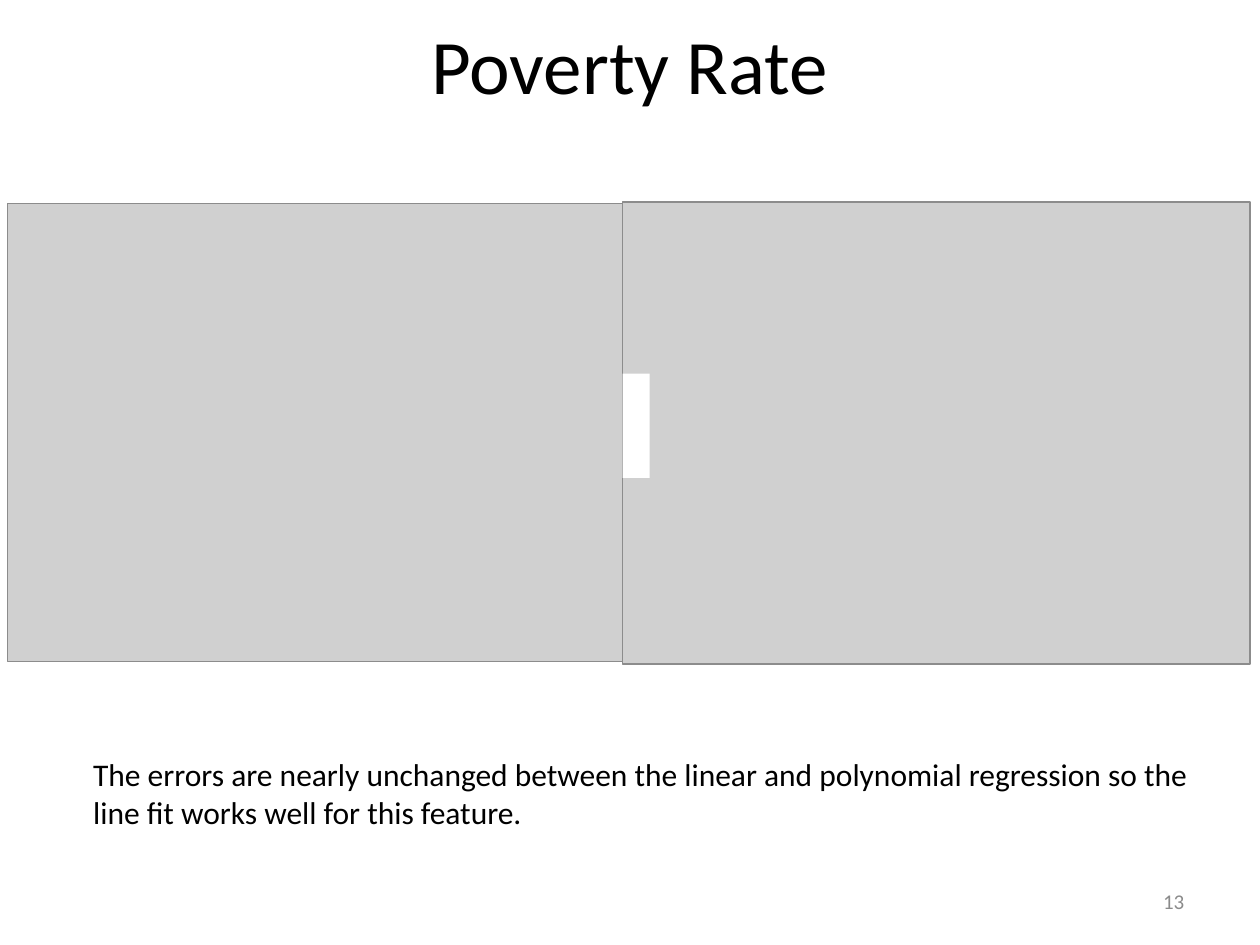
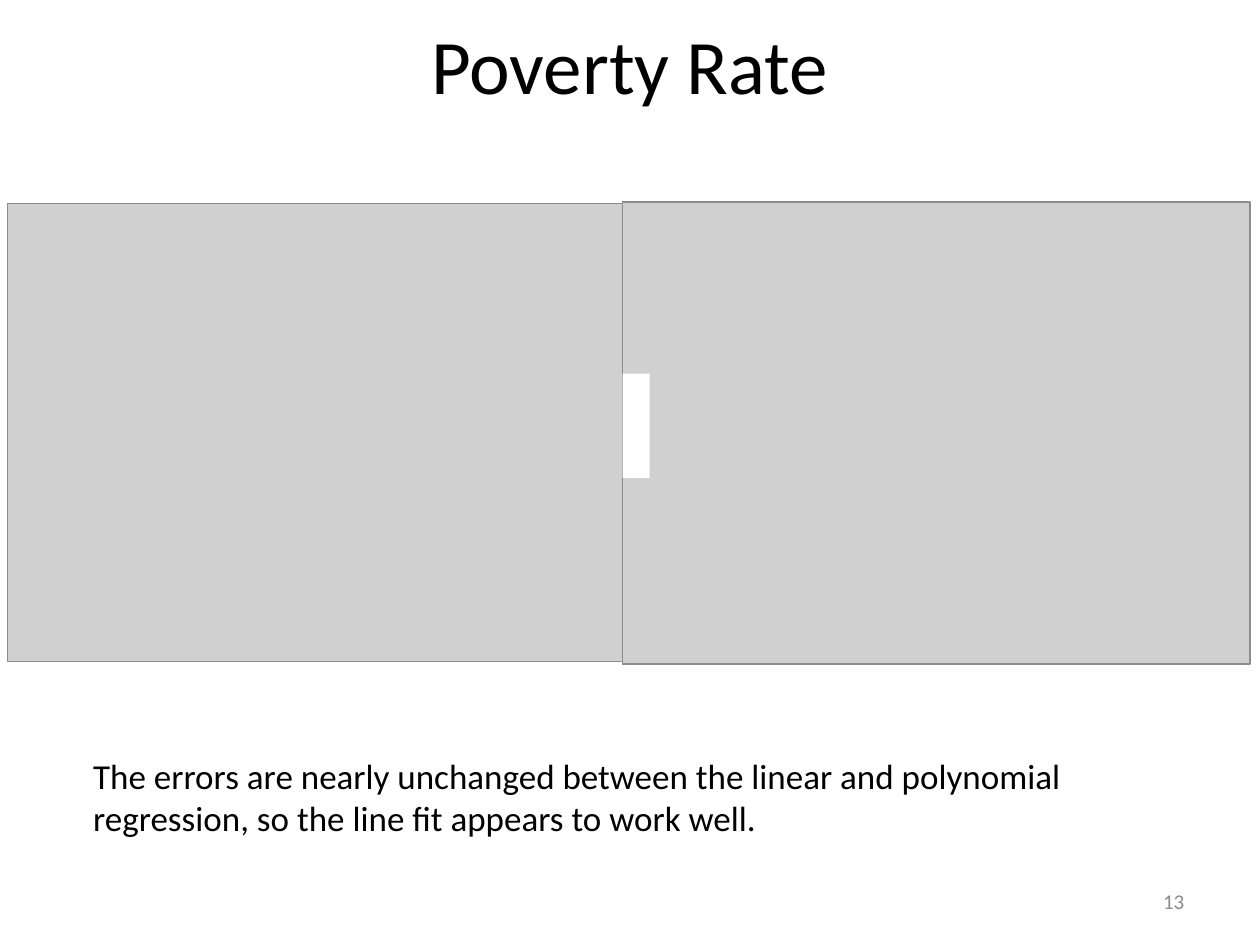
Before and after one commit to JeremyMcCormick/DAT_SF_14, a slide deck: slide 13 of myproject/Murder.pptx. Drawn at 1260x945 pixels with LibreOffice and Linux fonts; fonts in the diff are those of the drawing; grey boxes stand for pictures. Boxes give left, top, right and bottom in pixels: in the first picture for what was removed or moved away, otherwise in the second. Text is boxed around its words. In the diff, an @@ line names an element or a change of style, - is before the commit and + after.

```diff
--- a/myproject/Murder.pptx
+++ b/myproject/Murder.pptx
@@ text at (93, 764, 1060, 837): text changed; size 18 to 20 pt @@
-The errors are nearly unchanged between the linear and polynomial regression so the line fit works well for this feature.
+The errors are nearly unchanged between the linear and polynomial regression, so the line fit appears to work well.
```
Also in this commit, not shown: 15 other slides changed, 1 other file.
